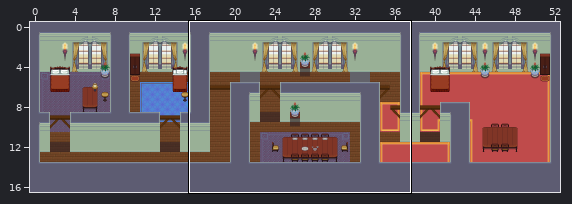
A Tiled map gets an edit: maps/casern_north_2nd_floor.tmx. The first picture is a wide view before the edit; the outline marks the close-up.
Close-up. Before the edit:
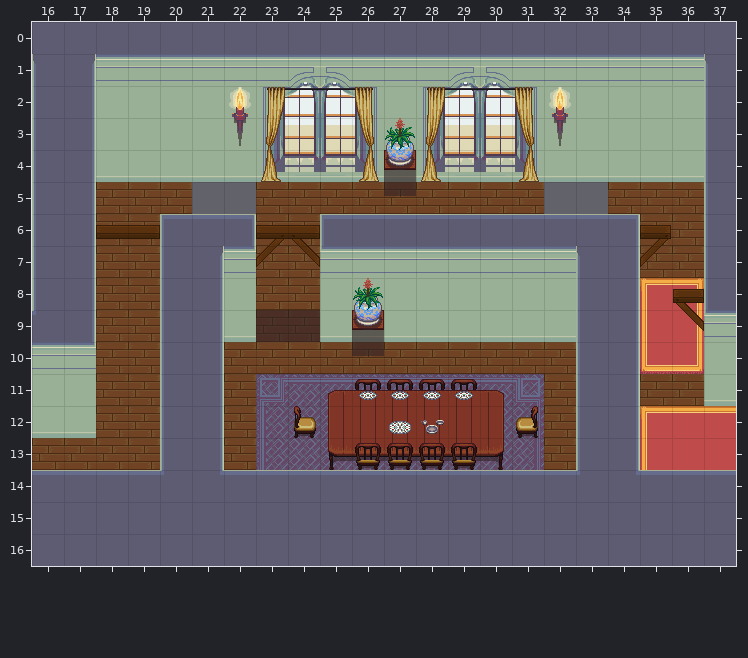
Cells are 32x32 px. Shown: x 16..37, y 0..16. The commit also changed other parts of the map, which this record leaves out. Not drawn, because the pictures are missing: unchanged layer "Stairs".
And afterwards:
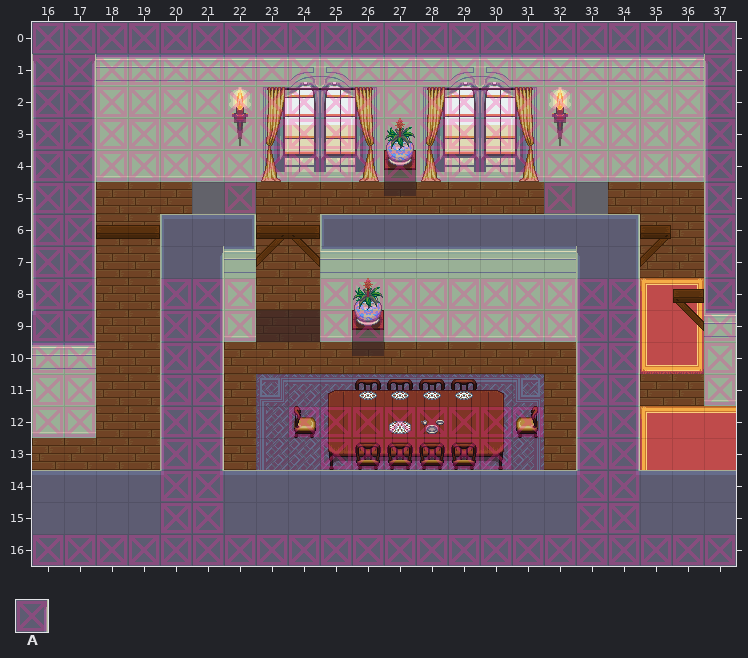
Key: from "collision": A 1.
_ is an empty cell.
Tiles of an added or newly shown layer are drawn over the layers below it.
See-through tiles are keyed as they look on the map.
Commit: removed some useless collisions in casern second floor
Edits made:
Layer "Collision" (now shown):
y 0..4: x 16..37 ______________________ -> AAAAAAAAAAAAAAAAAAAAAA
y 5: x 16..17 __ -> AA; x 22 _ -> A; x 32 _ -> A; x 37 _ -> A
y 6..7: x 16..17 __ -> AA; x 37 _ -> A
y 8..9: x 16..17 __ -> AA; x 20..22 ___ -> AAA; x 25..34 __________ -> AAAAAAAAAA; x 37 _ -> A
y 10..11: x 16..17 __ -> AA; x 20..21 __ -> AA; x 33..34 __ -> AA; x 37 _ -> A
y 12: x 16..17 __ -> AA; x 20..21 __ -> AA; x 24..31 ________ -> AAAAAAAA; x 33..34 __ -> AA
y 13: x 20..21 __ -> AA; x 25..30 ______ -> AAAAAA; x 33..34 __ -> AA
y 14..15: x 20..21 __ -> AA; x 33..34 __ -> AA
y 16: x 16..37 ______________________ -> AAAAAAAAAAAAAAAAAAAAAA
